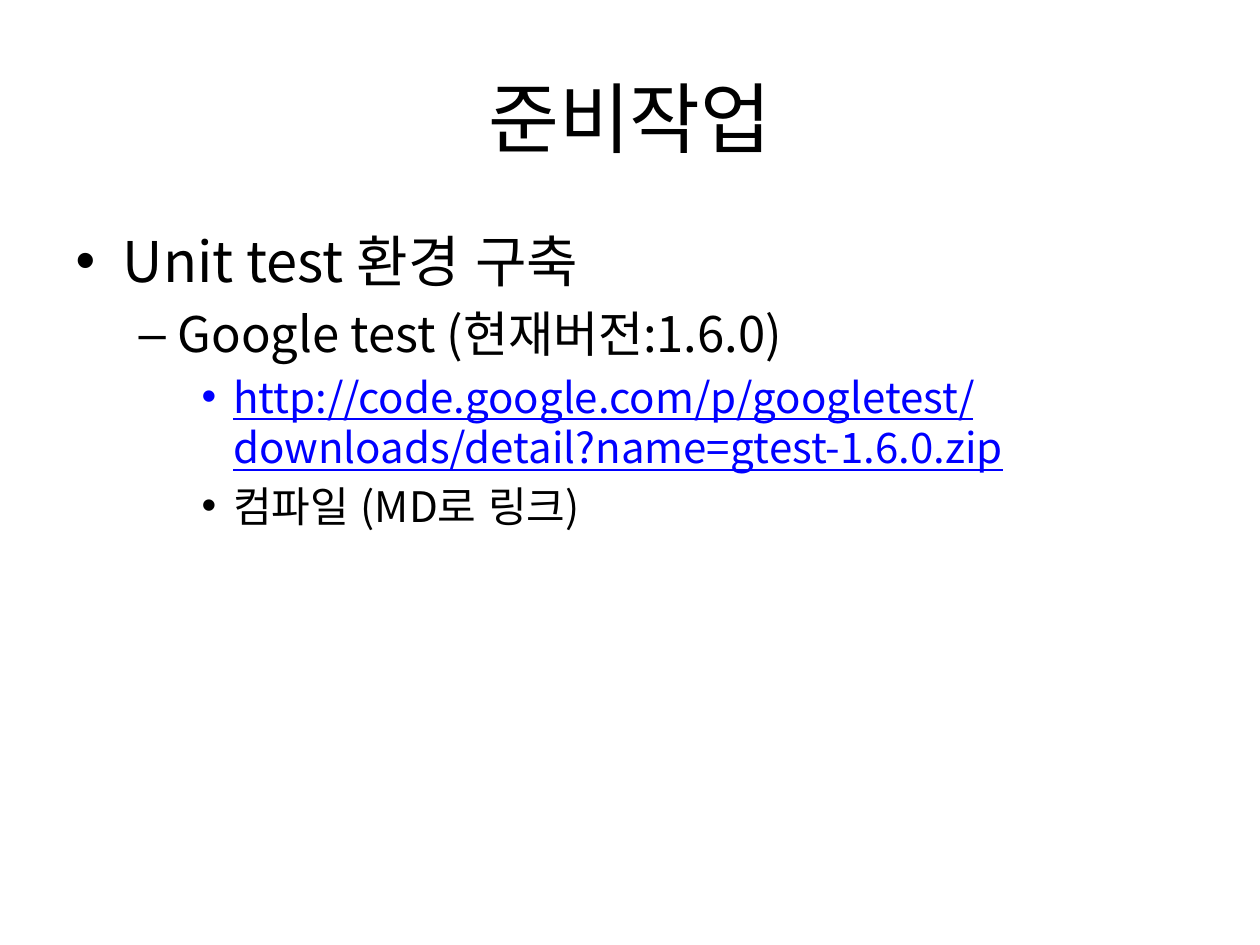
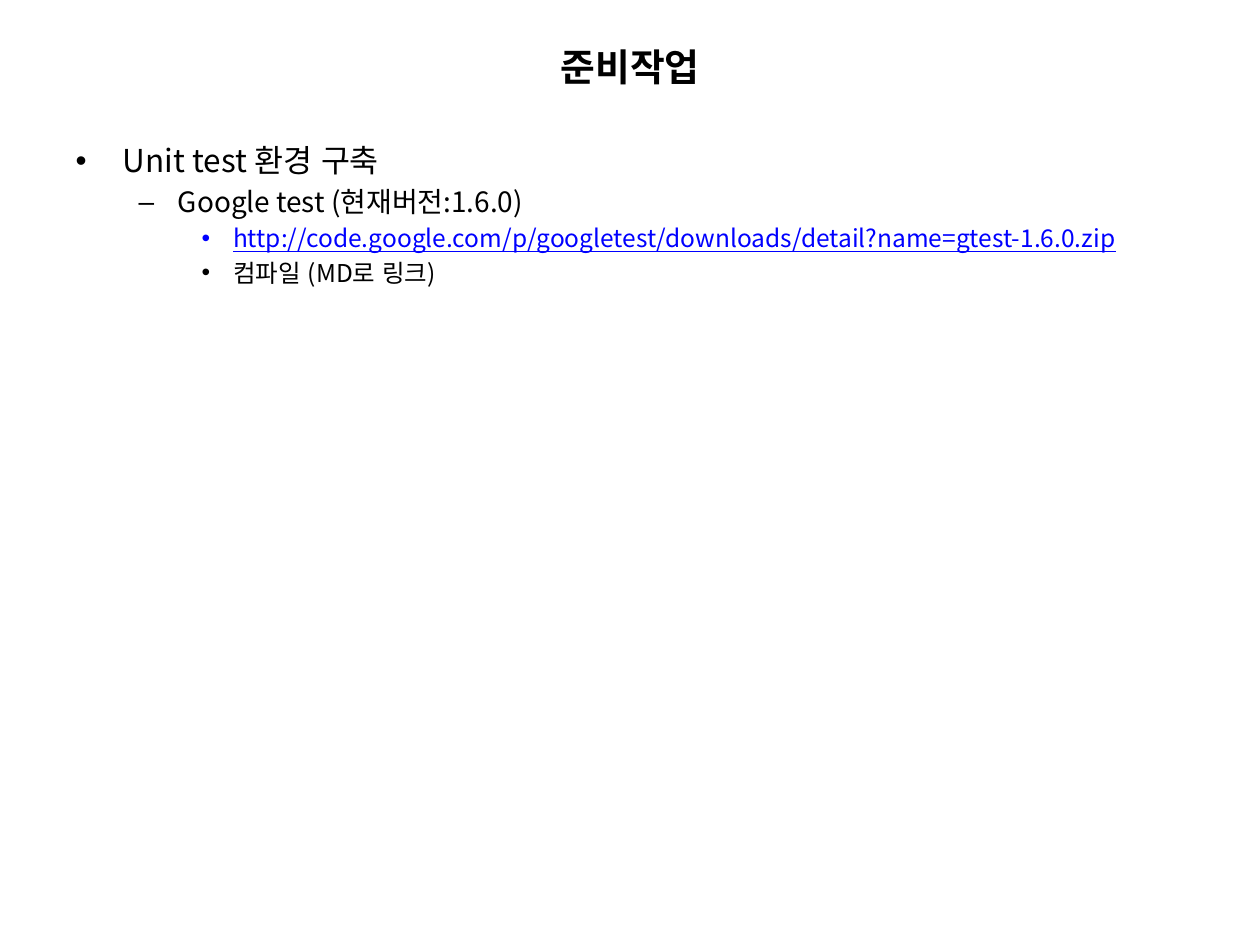
Before and after one commit to icarosss/TDD, a slide deck: slide 5 of TDD_시작.pptx (slide 3 before the commit). Drawn at 1260x945 pixels with LibreOffice and Linux fonts; fonts in the diff are those of the drawing. Boxes give left, top, right and bottom in pixels: in the first picture for what was removed or moved away, otherwise in the second. Text is boxed around its words. In the diff, an @@ line names an element or a change of style, - is before the commit and + after.

```diff
--- a/TDD_시작.pptx
+++ b/TDD_시작.pptx
@@ title "준비작업" at box(560, 49, 699, 85): size 44 to 21.6 pt, bold on @@
@@ text "Unit test 환경 구축": place and size @@
-text "Unit test 환경 구축" at box(123, 235, 1003, 530)
+text "Unit test 환경 구축" at box(123, 145, 1115, 287)
@@ text "Unit test 환경 구축" at box(123, 145, 1115, 287): size 32 to 18 pt in "Unit test 환경 구축"; size 28 to 16 pt in "Google test (현재버전:1.6.0)"; size 24 to 14 pt in "http://code.google.com/p/googletest/downloads/detail?name=gt ...", "컴파일 (MD로 링크)"; less space between paragraphs @@
```
Also in this commit, not shown: 2 other slides changed, 2 slides added.
